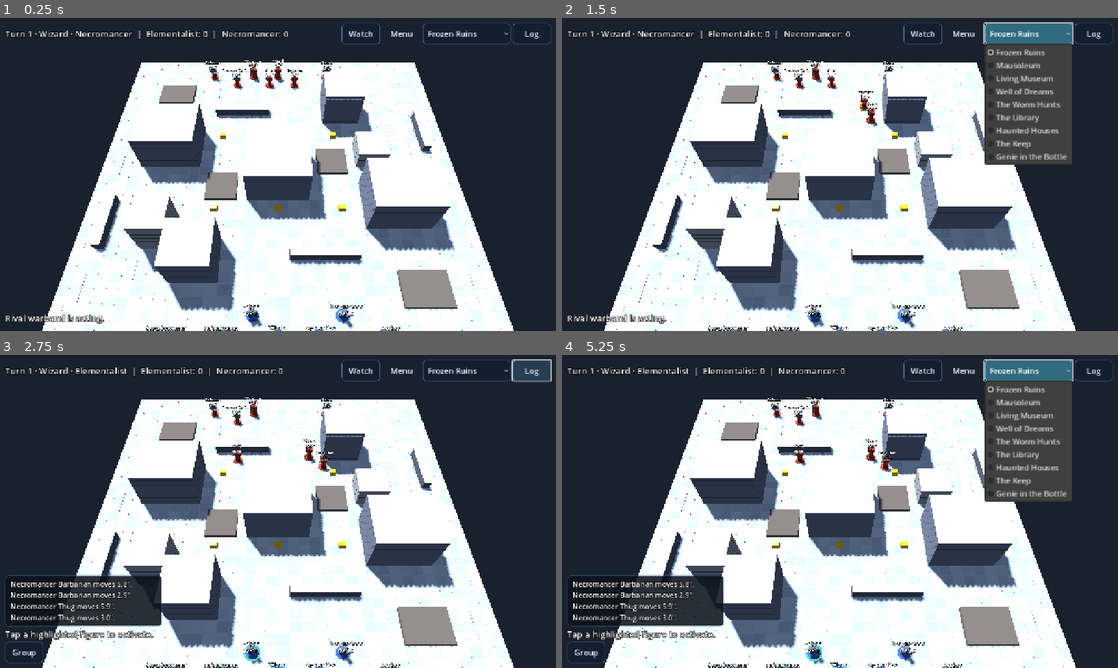
Above: before the commit, frames 1-4 (two rows, left to right).
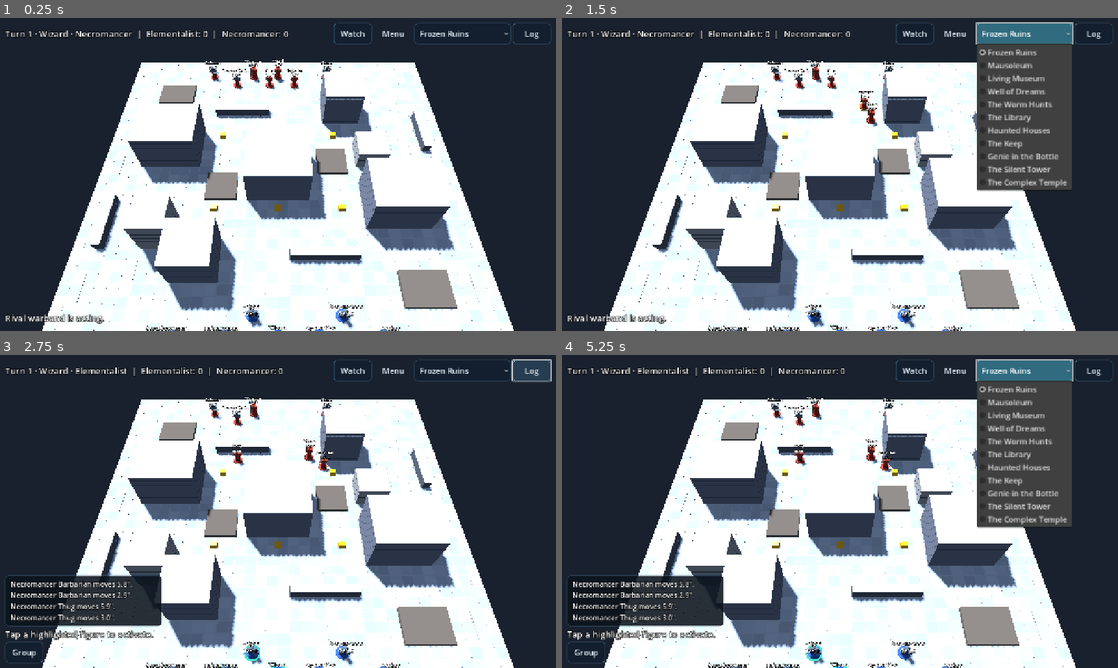
Above: after the commit, the same moments.

Repository: drag0nblad3/Frostgame
Game: Godot game, scene res://scenes/main.tscn
Two runs of this game, one before a commit and one after it. Both use one fixed random seed, a clock stepped at 60 frames per second and the inputs below.
Inputs:
- Up to frame 1 (0.25 s): no input
- Up to frame 2 (1.5 s): click "Watch" at 0.5 s; click "Frozen Ruins" at 1.25 s
- Up to frame 3 (2.75 s): click "Log" at 2 s
- Up to frame 4 (5.25 s): click "Group" at 2.75 s; click "Watch" at 3.5 s; click "Watch" at 4.25 s; click "Frozen Ruins" at 5 s

The runs differ from the first frame. In frame 1, 0.3% of the frame differs, in the area x 60-86%, y 1-9%; in frame 2, 3.5%, in the area x 60-92%, y 1-56%; in frame 3, 0.3%; in frame 4, 3.5%.

Commit message:
Add Silent Tower and Complex Temple boards, terrain and scenario state

Diff:
--- /dev/null
+++ b/data/boards/complex_temple.json
@@ -0,0 +1,136 @@
+{
+  "id": "complex_temple",
+  "name": "The Complex Temple",
+  "size": [
+    36,
+    36
+  ],
+  "pieces": [
+    {
+      "kind": "ruin",
+      "rect": [
+        5,
+        8,
+        3,
+        4
+      ]
+    },
+    {
+      "kind": "ruin",
+      "rect": [
+        28,
+        24,
+        3,
+        4
+      ]
+    },
+    {
+      "kind": "wall",
+      "rect": [
+        7,
+        25,
+        5,
+        0.5
+      ]
+    },
+    {
+      "kind": "wall",
+      "rect": [
+        24,
+        9,
+        5,
+        0.5
+      ]
+    },
+    {
+      "kind": "rubble",
+      "rect": [
+        8,
+        14,
+        2,
+        3
+      ]
+    },
+    {
+      "kind": "rubble",
+      "rect": [
+        26,
+        19,
+        2,
+        3
+      ]
+    },
+    {
+      "kind": "platform",
+      "rect": [
+        4,
+        20,
+        3,
+        3
+      ]
+    },
+    {
+      "kind": "platform",
+      "rect": [
+        29,
+        13,
+        3,
+        3
+      ]
+    },
+    {
+      "kind": "temple_column",
+      "rect": [
+        14.5,
+        14.5,
+        1,
+        1
+      ]
+    },
+    {
+      "kind": "temple_column",
+      "rect": [
+        17.5,
+        14.5,
+        1,
+        1
+      ]
+    },
+    {
+      "kind": "temple_column",
+      "rect": [
+        20.5,
+        14.5,
+        1,
+        1
+      ]
+    },
+    {
+      "kind": "temple_column",
+      "rect": [
+        14.5,
+        20.5,
+        1,
+        1
+      ]
+    },
+    {
+      "kind": "temple_column",
+      "rect": [
+        17.5,
+        20.5,
+        1,
+        1
+      ]
+    },
+    {
+      "kind": "temple_column",
+      "rect": [
+        20.5,
+        20.5,
+        1,
+        1
+      ]
+    }
+  ]
+}
--- /dev/null
+++ b/data/boards/silent_tower.json
@@ -0,0 +1,145 @@
+{
+  "id": "silent_tower",
+  "name": "The Silent Tower",
+  "size": [
+    36,
+    36
+  ],
+  "pieces": [
+    {
+      "kind": "ruin",
+      "rect": [
+        5,
+        8,
+        3,
+        4
+      ]
+    },
+    {
+      "kind": "ruin",
+      "rect": [
+        28,
+        24,
+        3,
+        4
+      ]
+    },
+    {
+      "kind": "wall",
+      "rect": [
+        7,
+        25,
+        5,
+        0.5
+      ]
+    },
+    {
+      "kind": "wall",
+      "rect": [
+        24,
+        9,
+        5,
+        0.5
+      ]
+    },
+    {
+      "kind": "rubble",
+      "rect": [
+        8,
+        14,
+        2,
+        3
+      ]
+    },
+    {
+      "kind": "rubble",
+      "rect": [
+        26,
+        19,
+        2,
+        3
+      ]
+    },
+    {
+      "kind": "platform",
+      "rect": [
+        4,
+        20,
+        3,
+        3
+      ]
+    },
+    {
+      "kind": "platform",
+      "rect": [
+        29,
+        13,
+        3,
+        3
+      ]
+    },
+    {
+      "kind": "null_annex",
+      "rect": [
+        9,
+        16,
+        4,
+        4
+      ]
+    },
+    {
+      "kind": "null_annex",
+      "rect": [
+        23,
+        16,
+        4,
+        4
+      ]
+    },
+    {
+      "kind": "null_walk",
+      "rect": [
+        13,
+        17,
+        3,
+        2
+      ]
+    },
+    {
+      "kind": "null_walk",
+      "rect": [
+        20,
+        17,
+        3,
+        2
+      ]
+    },
+    {
+      "kind": "null_lower",
+      "rect": [
+        15,
+        15,
+        6,
+        6
+      ]
+    },
+    {
+      "kind": "null_middle",
+      "rect": [
+        16,
+        16,
+        4,
+        4
+      ]
+    },
+    {
+      "kind": "null_upper",
+      "rect": [
+        17,
+        17,
+        2,
+        2
+      ]
+    }
+  ]
+}
--- /dev/null
+++ b/data/scenarios/complex_temple.json
@@ -0,0 +1,161 @@
+{
+  "id": "complex_temple",
+  "name": "The Complex Temple",
+  "board": "complex_temple",
+  "warbands": [
+    {
+      "name": "Elementalist",
+      "figures": [
+        {
+          "type": "wizard",
+          "at": [
+            18,
+            3
+          ]
+        },
+        {
+          "type": "apprentice",
+          "at": [
+            15,
+            3
+          ]
+        },
+        {
+          "type": "knight",
+          "at": [
+            20,
+            4.5
+          ]
+        },
+        {
+          "type": "man_at_arms",
+          "at": [
+            13,
+            4.5
+          ]
+        },
+        {
+          "type": "infantryman",
+          "at": [
+            22,
+            3
+          ]
+        },
+        {
+          "type": "archer",
+          "at": [
+            10,
+            3
+          ]
+        },
+        {
+          "type": "crossbowman",
+          "at": [
+            26,
+            3
+          ]
+        }
+      ],
+      "spells": {
+        "elemental_bolt": 12,
+        "elemental_shield": 10,
+        "fleet_feet": 12,
+        "strength": 12,
+        "heal": 12,
+        "combat_awareness": 16
+      }
+    },
+    {
+      "name": "Necromancer",
+      "figures": [
+        {
+          "type": "wizard",
+          "at": [
+            18,
+            33
+          ]
+        },
+        {
+          "type": "apprentice",
+          "at": [
+            21,
+            33
+          ]
+        },
+        {
+          "type": "barbarian",
+          "at": [
+            16,
+            31.5
+          ]
+        },
+        {
+          "type": "treasure_hunter",
+          "at": [
+            23,
+            31.5
+          ]
+        },
+        {
+          "type": "thug",
+          "at": [
+            19,
+            31.5
+          ]
+        },
+        {
+          "type": "ranger",
+          "at": [
+            12,
+            33
+          ]
+        },
+        {
+          "type": "marksman",
+          "at": [
+            26,
+            33
+          ]
+        }
+      ],
+      "spells": {
+        "bone_dart": 10,
+        "steal_health": 10,
+        "fleet_feet": 12,
+        "glow": 14,
+        "mind_lock": 16,
+        "strength": 14
+      }
+    }
+  ],
+  "treasures": [
+    [
+      15,
+      15
+    ],
+    [
+      18,
+      15
+    ],
+    [
+      21,
+      15
+    ],
+    [
+      15,
+      21
+    ],
+    [
+      18,
+      21
+    ],
+    [
+      21,
+      21
+    ]
+  ],
+  "random_encounters": true,
+  "forced_combat": true,
+  "special": "complex_temple",
+  "central_treasure": -1
+}
--- /dev/null
+++ b/data/scenarios/silent_tower.json
@@ -0,0 +1,157 @@
+{
+  "id": "silent_tower",
+  "name": "The Silent Tower",
+  "board": "silent_tower",
+  "warbands": [
+    {
+      "name": "Elementalist",
+      "figures": [
+        {
+          "type": "wizard",
+          "at": [
+            18,
+            3
+          ]
+        },
+        {
+          "type": "apprentice",
+          "at": [
+            15,
+            3
+          ]
+        },
+        {
+          "type": "knight",
+          "at": [
+            20,
+            4.5
+          ]
+        },
+        {
+          "type": "man_at_arms",
+          "at": [
+            13,
+            4.5
+          ]
+        },
+        {
+          "type": "infantryman",
+          "at": [
+            22,
+            3
+          ]
+        },
+        {
+          "type": "archer",
+          "at": [
+            10,
+            3
+          ]
+        },
+        {
+          "type": "crossbowman",
+          "at": [
+            26,
+            3
+          ]
+        }
+      ],
+      "spells": {
+        "elemental_bolt": 12,
+        "elemental_shield": 10,
+        "fleet_feet": 12,
+        "strength": 12,
+        "heal": 12,
+        "combat_awareness": 16
+      }
+    },
+    {
+      "name": "Necromancer",
+      "figures": [
+        {
+          "type": "wizard",
+          "at": [
+            18,
+            33
+          ]
+        },
+        {
+          "type": "apprentice",
+          "at": [
+            21,
+            33
+          ]
+        },
+        {
+          "type": "barbarian",
+          "at": [
+            16,
+            31.5
+          ]
+        },
+        {
+          "type": "treasure_hunter",
+          "at": [
+            23,
+            31.5
+          ]
+        },
+        {
+          "type": "thug",
+          "at": [
+            19,
+            31.5
+          ]
+        },
+        {
+          "type": "ranger",
+          "at": [
+            12,
+            33
+          ]
+        },
+        {
+          "type": "marksman",
+          "at": [
+            26,
+            33
+          ]
+        }
+      ],
+      "spells": {
+        "bone_dart": 10,
+        "steal_health": 10,
+        "fleet_feet": 12,
+        "glow": 14,
+        "mind_lock": 16,
+        "strength": 14
+      }
+    }
+  ],
+  "treasures": [
+    [
+      18,
+      18
+    ],
+    [
+      10,
+      12
+    ],
+    [
+      26,
+      12
+    ],
+    [
+      10,
+      24
+    ],
+    [
+      26,
+      24
+    ]
+  ],
+  "random_encounters": true,
+  "forced_combat": true,
+  "special": "silent_tower",
+  "central_treasure": 0
+}
--- a/data/terrain.json
+++ b/data/terrain.json
@@ -84,5 +84,57 @@
     "blocks_move": false,
     "cover": 0,
     "height": 0.06
+  },
+  "null_annex": {
+    "name": "Silent annex",
+    "blocks_los": true,
+    "blocks_move": true,
+    "cover": 0,
+    "height": 3,
+    "walkable_top": true,
+    "stairs": true
+  },
+  "null_walk": {
+    "name": "Silent walkway",
+    "blocks_los": true,
+    "blocks_move": true,
+    "cover": 0,
+    "height": 3,
+    "walkable_top": true,
+    "stairs": true
+  },
+  "null_lower": {
+    "name": "Silent Tower, lower terrace",
+    "blocks_los": true,
+    "blocks_move": true,
+    "cover": 0,
+    "height": 3,
+    "walkable_top": true,
+    "stairs": true
+  },
+  "null_middle": {
+    "name": "Silent Tower, middle terrace",
+    "blocks_los": true,
+    "blocks_move": true,
+    "cover": 0,
+    "height": 6,
+    "walkable_top": true,
+    "stairs": true
+  },
+  "null_upper": {
+    "name": "Silent Tower, summit",
+    "blocks_los": true,
+    "blocks_move": true,
+    "cover": 0,
+    "height": 10,
+    "walkable_top": true,
+    "stairs": true
+  },
+  "temple_column": {
+    "name": "Guardian column",
+    "blocks_los": true,
+    "blocks_move": true,
+    "cover": 0,
+    "height": 3
   }
 }
--- a/src/core/state/battle_snapshot.gd
+++ b/src/core/state/battle_snapshot.gd
@@ -3,7 +3,7 @@
 ## Local, versioned checkpoint. No objects or suspended callbacks are deserialized.
 const VERSION := 1
 const PATH := "user://frostgame_battle_v1.dat"
-const STATE := ["side_names", "turn", "phase", "push_winner" …(174 unchanged characters)… amp_token", "genie_id", "genie_kills", "reinforcement_points", "spellbooks", "sp …(165 unchanged characters)…
+const STATE := ["side_names", "turn", "phase", "push_winner" …(174 unchanged characters)… amp_token", "genie_id", "genie_kills", "tower_visitors", "column_fighters", "reinforcement_points", "spellbooks", "sp …(165 unchanged characters)…
 const EARLY := ["leaders", "eligible", "used", "closed"]
 const GROUP := ["stage", "side", "members", "pending"]
 const TOKEN := ["id", "pos", "carrier_id", "secured_by", "lost", "ever_collected", "central", "frozen"]
--- a/src/core/state/game_state.gd
+++ b/src/core/state/game_state.gd
@@ -27,6 +27,8 @@
 var lamp_token := -1
 var genie_id := -1
 var genie_kills := 0
+var tower_visitors := {}
+var column_fighters := {}
 var reinforcement_points: Array[Vector2] = []
 var creature_db: FigureDb
 var spellbooks := {}
--- a/src/core/state/scenario_loader.gd
+++ b/src/core/state/scenario_loader.gd
@@ -91,6 +91,6 @@
 	for at: Array in d.get("treasures", []):
 		var token := TreasureToken.new(s.treasures.size(), Vector2(at[0], at[1]))
 		token.central = token.id == int(d.get("central_treasure", -1 if s.museum or not s.reinforcement_points.is_empty() else 0))
-		token.frozen = s.scenario_special == "underground_library" and token.central
+		token.frozen = (s.scenario_special == "underground_library" and token.central) or s.scenario_special == "complex_temple"
 		s.treasures.append(token)
 	return s
--- /dev/null
+++ b/src/core/state/scenario_null.gd
@@ -0,0 +1,63 @@
+class_name ScenarioNull
+extends RefCounted
+## The Silent Tower's null field; the exposed terraces replace inaccessible interior floors.
+
+static func field_at(board: Board, at: Vector2, margin: float = Figure.BASE_RADIUS) -> bool:
+	if board.id != "silent_tower":
+		return false
+	for p in board.pieces:
+		if p.kind.id.begins_with("null_") and p.rect.grow(margin).has_point(at):
+			return true
+	return false
+
+
+static func muted(f: Figure) -> bool:
+	if f == null or f.battle_ref == null:
+		return false
+	var s: GameState = f.battle_ref.get_ref()
+	return s != null and field_at(s.board, f.pos)
+
+
+static func protected_treasure(s: GameState, at: Vector2) -> bool:
+	if s.scenario_special != "silent_tower":
+		return false
+	for p in s.board.pieces:
+		if p.kind.id == "null_lower":
+			var closest := Vector2(clampf(at.x, p.rect.position.x, p.rect.end.x), clampf(at.y, p.rect.position.y, p.rect.end.y))
+			return closest.distance_to(at) <= 6.0
+	return false
+
+
+static func enter(c: GameController, f: Figure) -> void:
+	var s := c.state
+	if not f.in_play() or not field_at(s.board, f.pos):
+		return
+	var had_magic := not f.spell_effects.is_empty() or f.elemental_shield > 0 or f.controller_id >= 0 or f.familiar
+	if f.shrunk_treasure_id >= 0:
+		c._loot.cancel_shrinking(f)
+	f.spell_effects.clear()
+	f.elemental_shield = 0
+	f.petrified_skip = false
+	f.walk_phases.clear()
+	f.stored_action_turn = -1
+	f.next_cast_gear = ""
+	for ids: Array in s.fast_acts.values():
+		ids.erase(f.id)
+	if f.familiar:
+		f.familiar = false
+		f.def = f.def.with_bonuses({"health": -2})
+		f.health = mini(f.health, f.def.health)
+	if f.controller_id >= 0:
+		c._magic.summons.release(f)
+	if f.summon_spell == "illusionary_soldier" or f.summon_spell == "animate_skull":
+		c._magic.summons.vanish(f)
+		return
+	if had_magic:
+		c.emit("null_field", {"id": f.id})
+	if f.side < 0 or s.tower_visitors.has(f.id) or f.def.role not in ["wizard", "apprentice"]:
+		return
+	for p in s.board.pieces:
+		if p.kind.id == "null_lower" and p.contains(f.pos):
+			s.tower_visitors[f.id] = true
+			c.emit("tower_entered", {"id": f.id, "side": f.side, "xp": 40 if f.def.role == "wizard" else 20})
+			return
--- a/src/view/board_view.gd
+++ b/src/view/board_view.gd
@@ -73,6 +73,8 @@
 		"arcane_disc": col = Color(0.24, 0.66, 0.76)
 		"haunted_floor": col = Color(0.34, 0.39, 0.45)
 		"hut_wall": col = Color(0.46, 0.48, 0.53)
+		"null_annex", "null_walk", "null_lower", "null_middle", "null_upper": col = Color(0.26, 0.31, 0.38)
+		"temple_column": col = Color(0.68, 0.62, 0.49)
 	var mat := _mat(col, 0.95)
 	if col.a < 1.0:
 		mat.transparency = BaseMaterial3D.TRANSPARENCY_ALPHA
--- a/src/view/hud/battle_hud.gd
+++ b/src/view/hud/battle_hud.gd
@@ -73,7 +73,7 @@
 	scenarios.set_item_metadata(1, "mausoleum")
 	scenarios.add_item("Living Museum")
 	scenarios.set_item_metadata(2, "living_museum")
-	for option: Array in [["Well of Dreams", "dreams_well"], [" …(142 unchanged characters)… e in the Bottle", "genie_in_the_bottle"]]:
+	for option: Array in [["Well of Dreams", "dreams_well"], [" …(142 unchanged characters)… e in the Bottle", "genie_in_the_bottle"], ["The Silent Tower", "silent_tower"], ["The Complex Temple", "complex_temple"]]:
 		scenarios.add_item(option[0])
 		scenarios.set_item_metadata(scenarios.item_count - 1, option[1])
 	scenarios.item_selected.connect(func(i: int) -> void: scenario_selected.emit(str(scenarios.get_item_metadata(i))))
--- a/src/view/tabletop_details.gd
+++ b/src/view/tabletop_details.gd
@@ -38,7 +38,7 @@
 			var at := piece.rect.get_center() + Vector2.RIGHT.rotated(TAU * i / 8.0) * 0.85
 			MiniatureFactory.box(root, TableSpace.to_world(at, 0.07), Vector3(0.14, 0.04, 0.14), Color(0.89, 0.74, 0.29))
 		return
-	if piece.kind.id not in ["ruin", "wall", "platform", "tower", "library_shelf", "dreams_well", "hut_wall"]:
+	if piece.kind.id not in ["ruin", "wall", "platform", "tower", "library_shelf", "dreams_well", "hut_wall", "null_annex", "null_walk", "null_lower", "null_middle", "null_upper", "temple_column"]:
 		return
 	var decor := Node3D.new()
 	root.add_child(decor)
